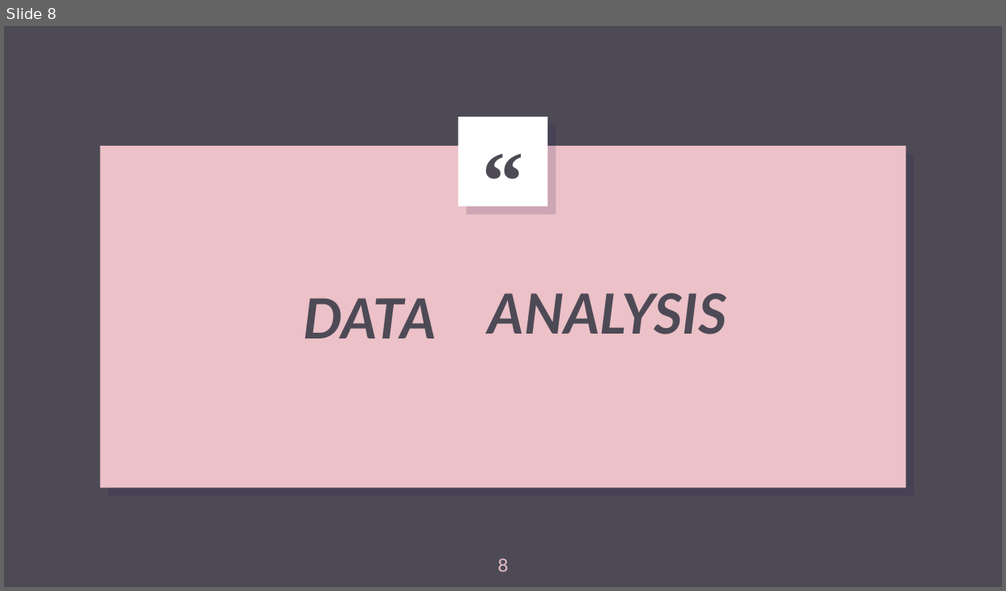
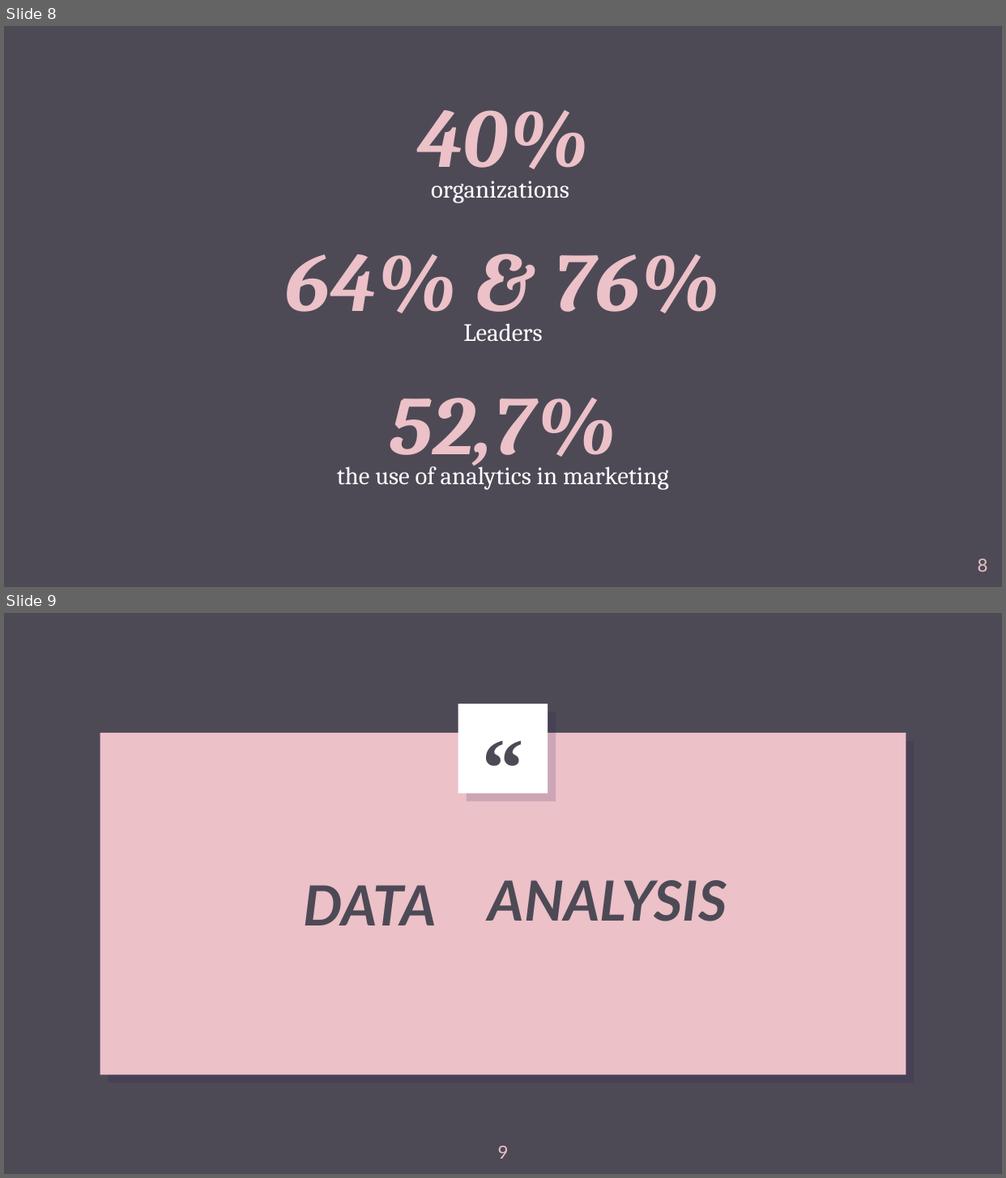
Before and after one commit to anhhuong20/ProjectTeam12, a slide deck: Team12.pptx. Shown one above the other, each under a label of ours: slide 8 before the commit, slides 8 and 9 after it. The pictures are 1006x591 and 1006x1178 pixels, drawn with LibreOffice and Linux fonts; fonts in the diff are those of the drawing; background and template pictures are left out. Boxes give left, top, right and bottom in pixels: in the first picture for what was removed or moved away, otherwise in the second. Text is boxed around its words. In the diff, an @@ line names an element or a change of style, - is before the commit and + after.

```diff
--- a/Team12.pptx
+++ b/Team12.pptx
@@ slide 8 added at (4, 26, 1002, 587), background picture (left out) @@
@@ title added at (417, 110, 590, 185), 60 pt, text #ECC1C8, bold, italic @@
+40%
@@ subtitle added at (431, 181, 569, 203), 18 pt, text #FFFFFF @@
+organizations
@@ title added at (286, 254, 720, 314), 60 pt, text #ECC1C8, bold, italic @@
+64% & 76%
@@ subtitle added at (463, 323, 542, 341), 18 pt, text #FFFFFF @@
+Leaders
@@ title added at (390, 398, 616, 472), 60 pt, text #ECC1C8, bold, italic @@
+52,7%
@@ subtitle added at (337, 463, 669, 490), 18 pt, text #FFFFFF @@
+the use of analytics in marketing
@@ page number added at (978, 559, 988, 572), 13 pt, text #ECC1C8 @@
+8
@@ what was slide 8 is now slide 9 @@
@@ page number at (498, 1146, 509, 1159): text changed @@
-8
+9
```
Also in this commit, not shown: 12 slides changed, 7 other slides added, 8 slides removed, 1 other file.
